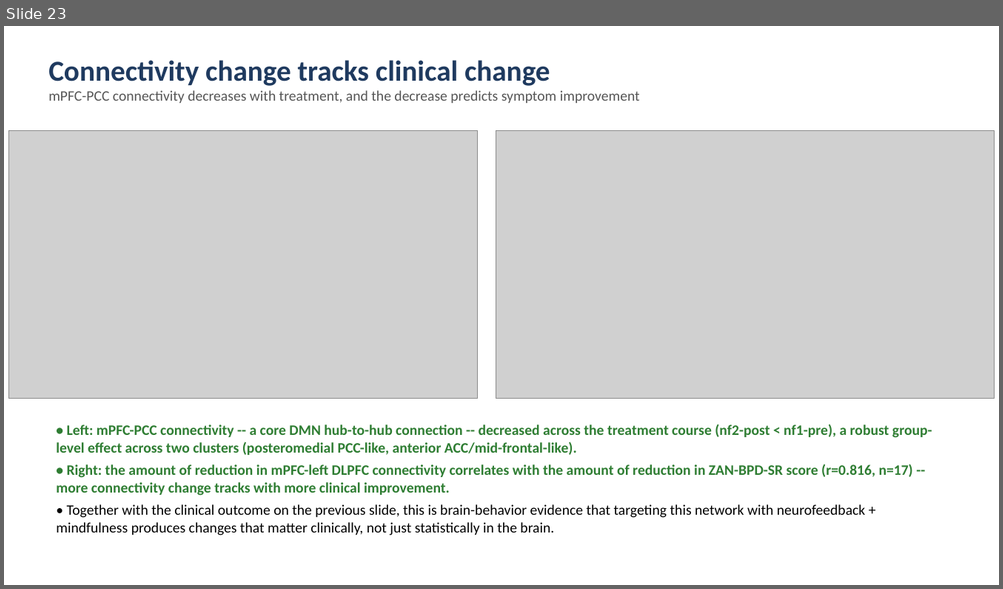
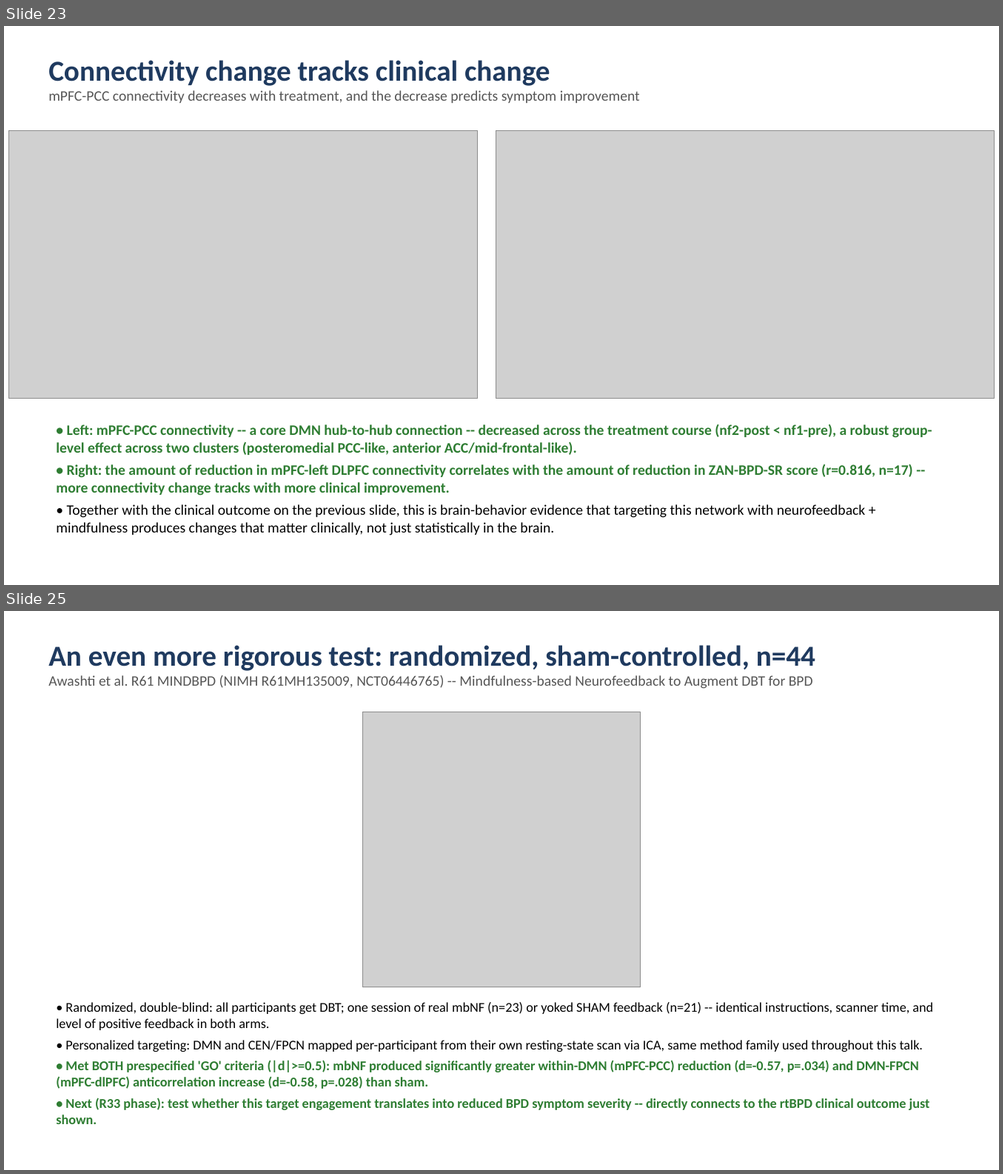
Before and after one commit to cccbauer/dmnelf, a slide deck: analysis/fingerprint/19_fingerprint/efp_meirhasson/Fingerprint_20260902.pptx. Shown one above the other, each under a label of ours: slide 23 before the commit, slides 23 and 25 after it; the slides between them are not shown. The pictures are 1003x589 and 1003x1174 pixels, drawn with LibreOffice and Linux fonts; fonts in the diff are those of the drawing; grey boxes stand for pictures. Boxes give left, top, right and bottom in pixels: in the first picture for what was removed or moved away, otherwise in the second. Text is boxed around its words. In the diff, an @@ line names an element or a change of style, - is before the commit and + after.

```diff
--- a/analysis/fingerprint/19_fingerprint/efp_meirhasson/Fingerprint_20260902.pptx
+++ b/analysis/fingerprint/19_fingerprint/efp_meirhasson/Fingerprint_20260902.pptx
@@ slide 25 added at (4,611,999,1170), background #FFFFFF @@
@@ text added at (48,645,815,689), 14 pt, text #555555 @@
+An even more rigorous test: randomized, sham-controlled, n=44
+Awashti et al. R61 MINDBPD (NIMH R61MH135009, NCT06446765) -- Mindfulness-based Neurofeedback to Augment DBT for BPD
@@ picture added at (363,712,640,988) @@
@@ text added at (56,1002,933,1125), 13 pt, text #2E7D32, bold @@
+• Randomized, double-blind: all participants get DBT; one session of real mbNF (n=23) or yoked SHAM feedback (n=21) -- identical instructions, scanner time, and level of positive feedback in both arms.
+• Personalized targeting: DMN and CEN/FPCN mapped per-participant from their own resting-state scan via ICA, same method family used throughout this talk.
+• Met BOTH prespecified 'GO' criteria (|d|>=0.5): mbNF produced significantly greater within-DMN (mPFC-PCC) reduction (d=-0.57, p=.034) and DMN-FPCN (mPFC-dlPFC) anticorrelation increase (d=-0.58, p=.028) than sham.
+• Next (R33 phase): test whether this target engagement translates into reduced BPD symptom severity -- directly connects to the rtBPD clinical outcome just shown.
```
Also in this commit, not shown: 1 other slide added, 1 other file.
